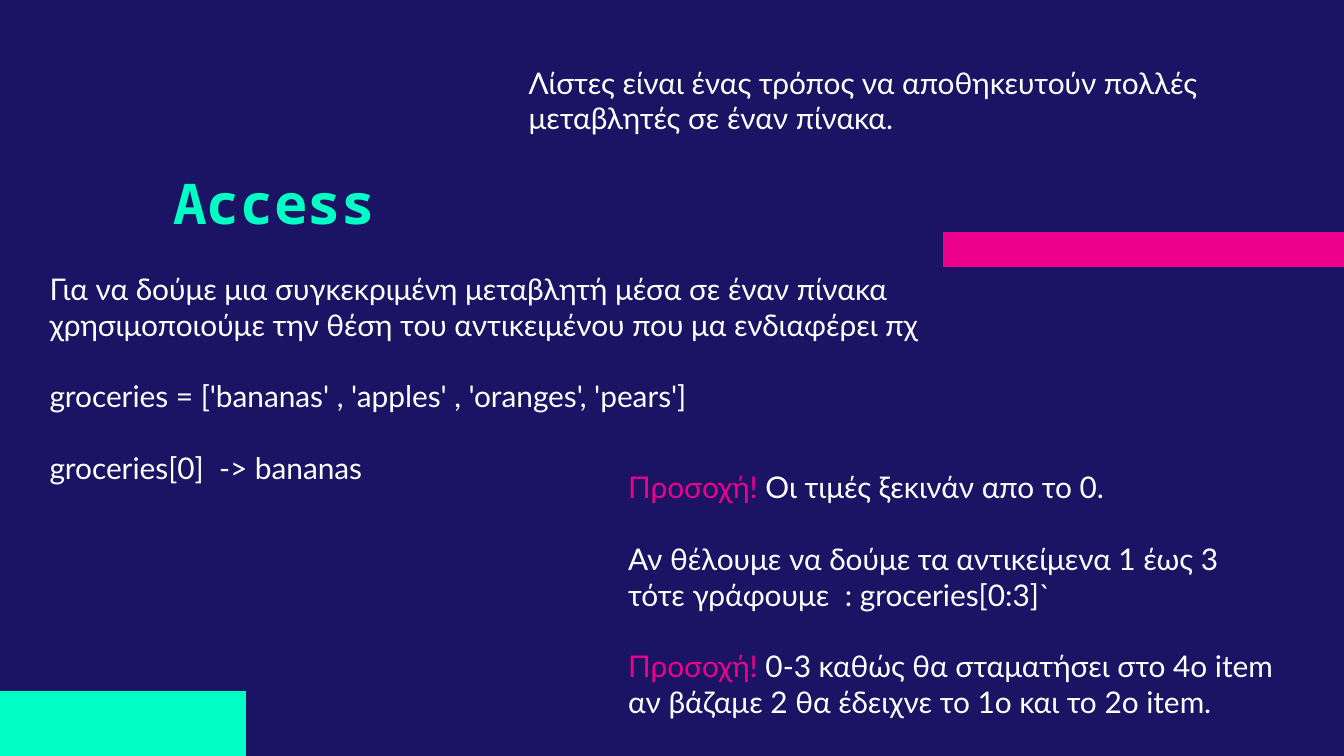
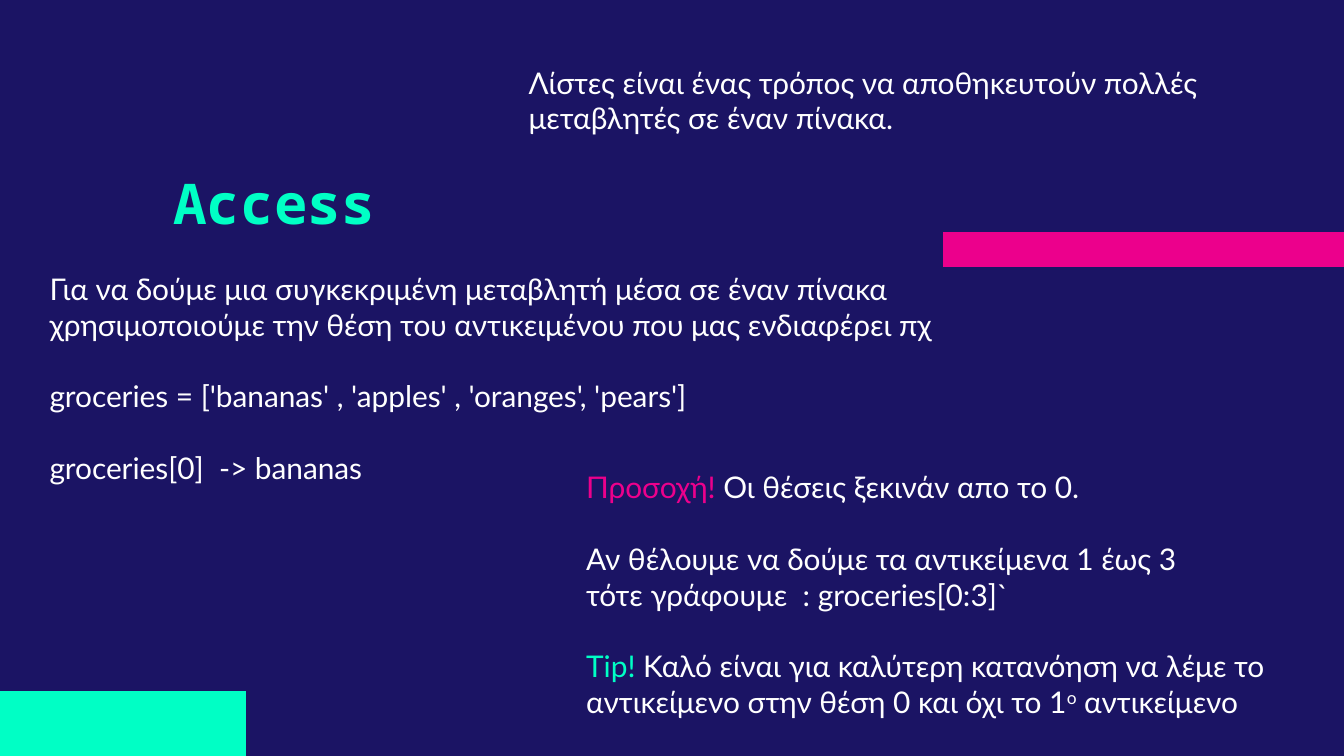
Before and after one commit to deepblue597/python_tutorial, a slide deck: slide 17 of lesson 1/Lesson 1 Python.pptx. Drawn at 1344x756 pixels with LibreOffice and Linux fonts; fonts in the diff are those of the drawing. Boxes give left, top, right and bottom in pixels: in the first picture for what was removed or moved away, otherwise in the second. Text is boxed around its words. In the diff, an @@ line names an element or a change of style, - is before the commit and + after.

```diff
--- a/lesson 1/Lesson 1 Python.pptx
+++ b/lesson 1/Lesson 1 Python.pptx
@@ text at [50,277,932,342]: text changed @@
-Για να δούμε μια συγκεκριμένη μεταβλητή μέσα σε έναν πίνακα χρησιμοποιούμε την θέση του αντικειμένου που μα ενδιαφέρει πχ
+Για να δούμε μια συγκεκριμένη μεταβλητή μέσα σε έναν πίνακα χρησιμοποιούμε την θέση του αντικειμένου που μας ενδιαφέρει πχ
@@ text "Προσοχή! Οι θέσεις ξεκινάν απο ...": place and size @@
-text "Προσοχή! Οι θέσεις ξεκινάν απο ..." at [628,475,1273,719]
+text "Προσοχή! Οι θέσεις ξεκινάν απο ..." at [586,475,1264,719]
@@ text at [586,475,1079,504]: text changed @@
-Προσοχή! Οι τιμές ξεκινάν απο το 0.
+Προσοχή! Οι θέσεις ξεκινάν απο το 0.
@@ text at [586,654,1264,719]: text changed @@
-Προσοχή! 0-3 καθώς θα σταματήσει στο 4ο item
-αν βάζαμε 2 θα έδειχνε το 1ο και το 2ο item.
+Tip! Καλό είναι για καλύτερη κατανόηση να λέμε το αντικείμενο στην θέση 0 και όχι το 1ο αντικείμενο
```
Also in this commit, not shown: 2 other slides changed, 3 other files.
